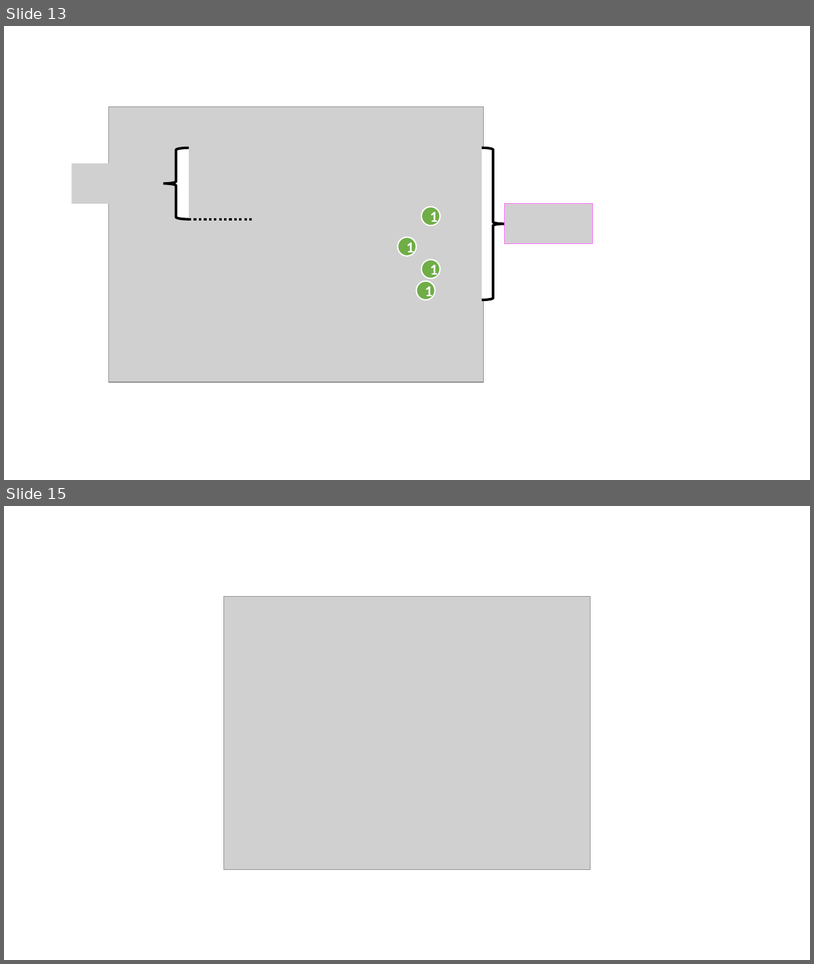
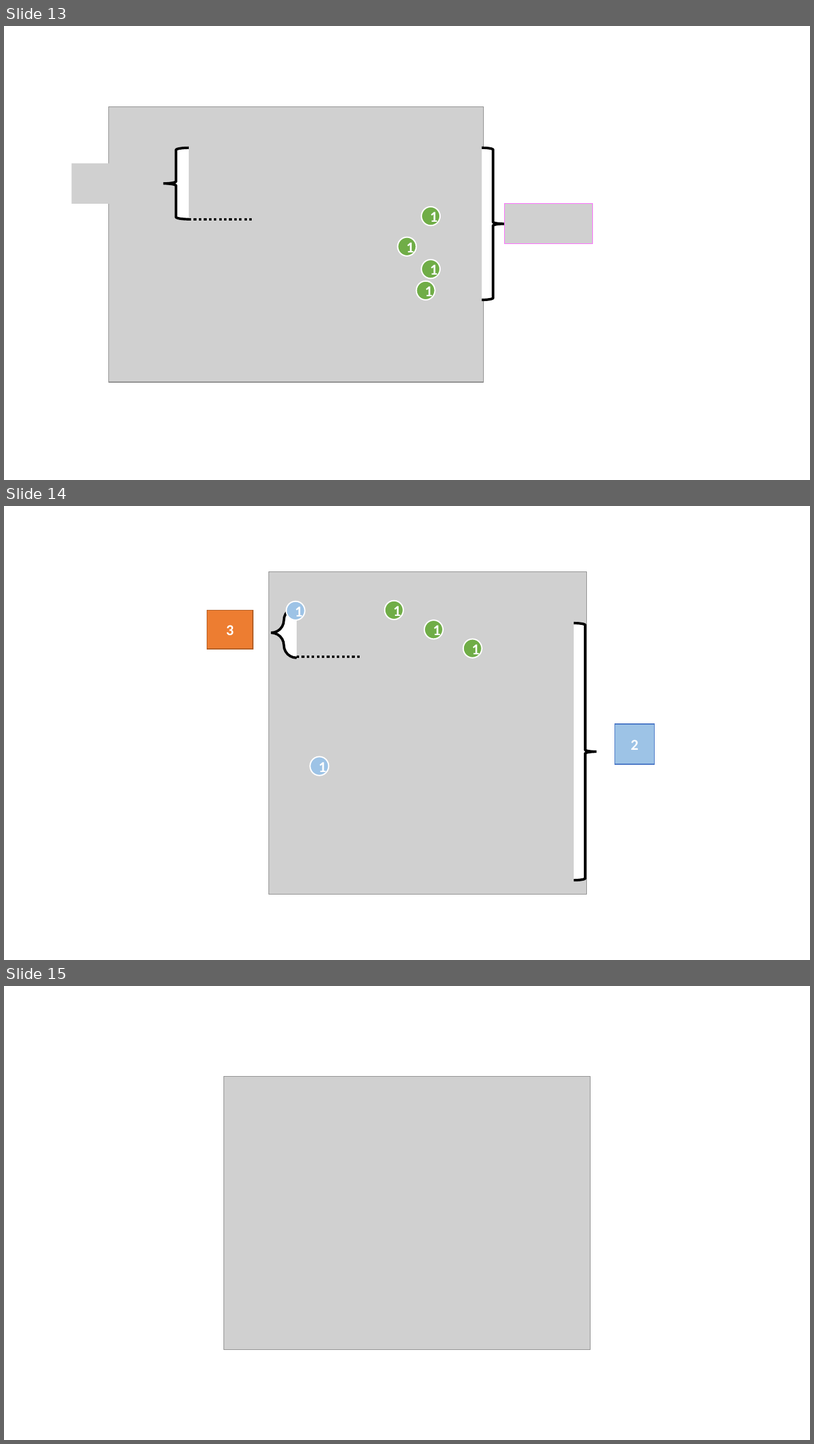
Before and after one commit to brokenerk/Analisis-Algoritmos, a slide deck: Abigail/EdiciónImagenes.pptx. Shown one above the other, each under a label of ours: slides 13 and 15 before the commit, slides 13, 14 and 15 after it; the slides between them are not shown. The pictures are 814x964 and 814x1444 pixels, drawn with LibreOffice and Linux fonts; fonts in the diff are those of the drawing; grey boxes stand for pictures. Boxes give left, top, right and bottom in pixels: in the first picture for what was removed or moved away, otherwise in the second. Text is boxed around its words. In the diff, an @@ line names an element or a change of style, - is before the commit and + after.

```diff
--- a/Abigail/EdiciónImagenes.pptx
+++ b/Abigail/EdiciónImagenes.pptx
@@ slide 14 added at [4, 506, 810, 960], background #FFFFFF @@
@@ picture added at [269, 571, 587, 894] @@
@@ rectangle added at [207, 610, 253, 649], fill #ED7D31, outline #AF5C24 1 pt, 18 pt, text #FFFFFF, bold @@
+3
@@ left brace added at [272, 607, 297, 658], fill #FFFFFF, outline #000000 3 pt @@
@@ ellipse added at [287, 601, 305, 620], fill #9DC3E6, outline #FFFFFF 1.5 pt, 18 pt, text #FFFFFF, bold @@
+1
@@ ellipse added at [385, 600, 404, 619], fill #70AD47, outline #FFFFFF 1.5 pt, 18 pt, text #FFFFFF, bold @@
+1
@@ ellipse added at [425, 621, 443, 639], fill #70AD47, outline #FFFFFF 1.5 pt, 18 pt, text #FFFFFF, bold @@
+1
@@ left brace added at [575, 624, 597, 880], fill #FFFFFF, outline #000000 3 pt @@
@@ ellipse added at [464, 639, 483, 658], fill #70AD47, outline #FFFFFF 1.5 pt, 18 pt, text #FFFFFF, bold @@
+1
@@ line added from (297, 657) to (361, 657), #000000 3 pt dashed @@
@@ rectangle added at [615, 724, 655, 765], fill #9DC3E6, outline #4472C4 1 pt, 18 pt, text #FFFFFF, bold @@
+2
@@ ellipse added at [310, 756, 329, 775], fill #9DC3E6, outline #FFFFFF 1.5 pt, 18 pt, text #FFFFFF, bold @@
+1
```
Also in this commit, not shown: 1 slide removed, 22 other files.
